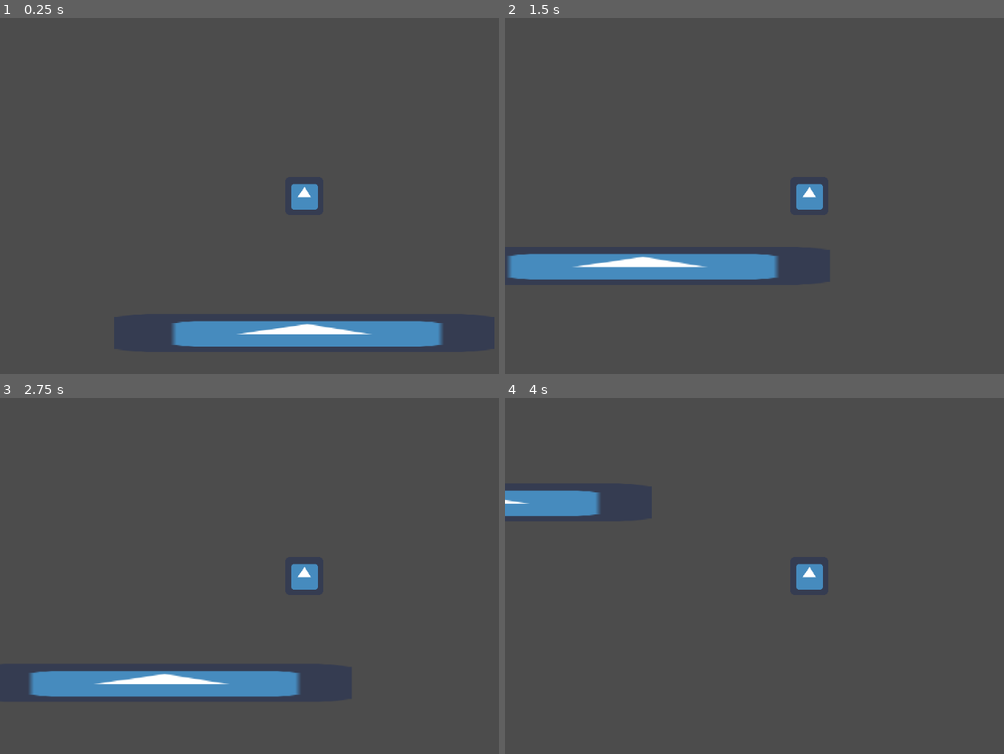
Above: before the commit, frames 1-4 (two rows, left to right).
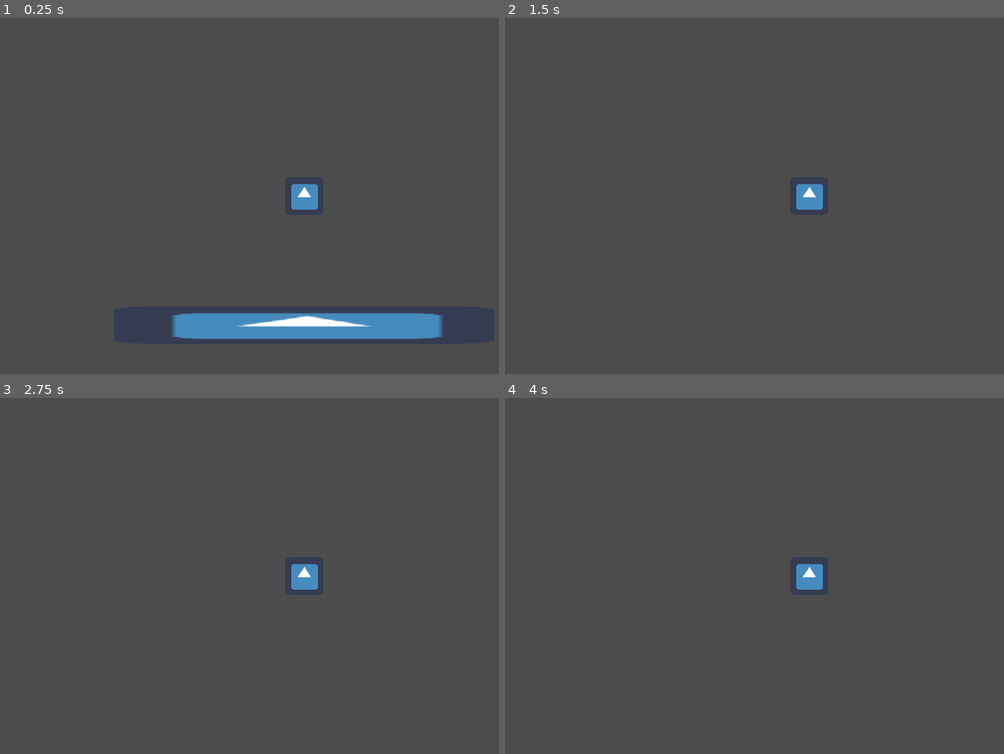
Above: after the commit, the same moments.

Repository: mariothedog/Toybox
Game: Godot game, scene res://Testing/Slow-mo effect/Slow-mo Effect.tscn
Same seed, same stepped clock (60 frames per second), same inputs: the game is played once before the commit and once after it. The engine's default icon, where the game draws it, is replaced by a stand-in: a white triangle on a blue panel in a dark square.
Inputs:
- Up to frame 1 (0.25 s): no input
- Up to frame 2 (1.5 s): hold D (right) from 0.53 s (still down); tap Space (space) at 0.6, 1.35 s; tap Up at 0.77 s
- Up to frame 3 (2.75 s): tap Up at 1.52 s; release D (right) at 2.03 s; hold A (left) from 2.03 s (still down); tap Space (space) at 2.1 s
- Up to frame 4 (4 s): release A (left) at 2.78 s; hold D (right) from 2.78 s (still down); tap Space (space) at 2.85, 3.6 s; tap Up at 3.02, 3.77 s

The runs differ from the first frame. In frame 1, 3.3% of the frame differs, in the area x 34-89%, y 82-93%; in frame 2, 3.9%; in frame 3, 3.9%, in the area x 5-61%, y 76-84%; in frame 4, 1.4%.

Commit message:
Increased the speed, jump speed and gravity of the slow-mo player.

Diff:
--- a/Testing/Slow-mo effect/Slow-mo Effect.tscn
+++ b/Testing/Slow-mo effect/Slow-mo Effect.tscn
@@ -6,6 +6,9 @@
 [node name="Slow-mo Effect" type="Node2D"]
 
 [node name="Player" parent="." instance=ExtResource( 1 )]
+_SPEED = 500
+_JUMP_SPEED = 800
+_GRAVITY = 1000
 
 [node name="Ground" parent="." instance=ExtResource( 2 )]
 position = Vector2( 0, 251 )
